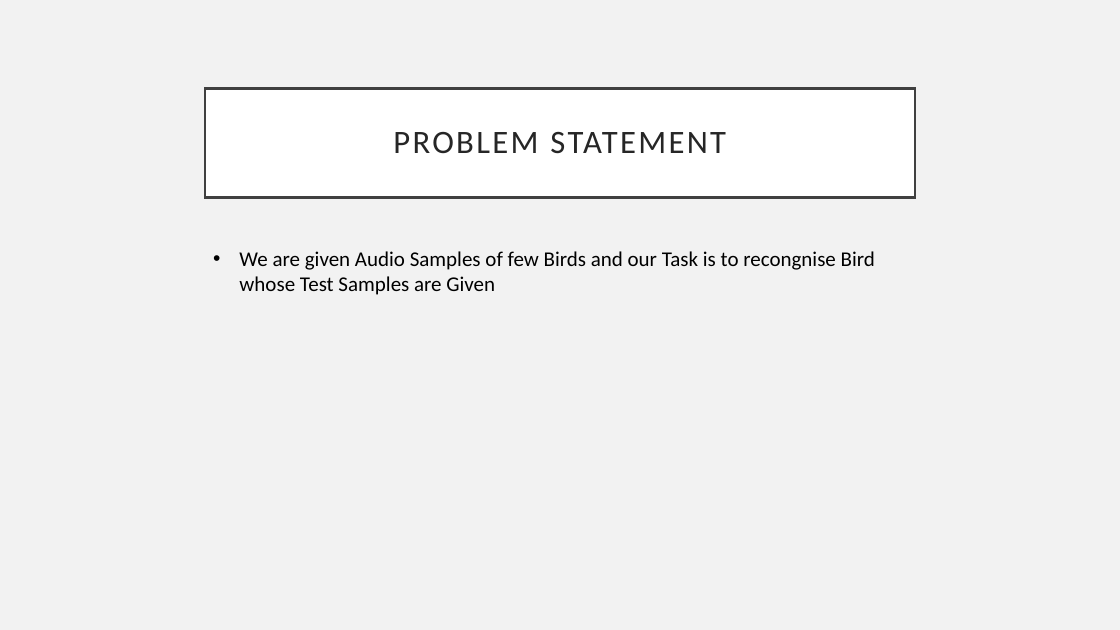
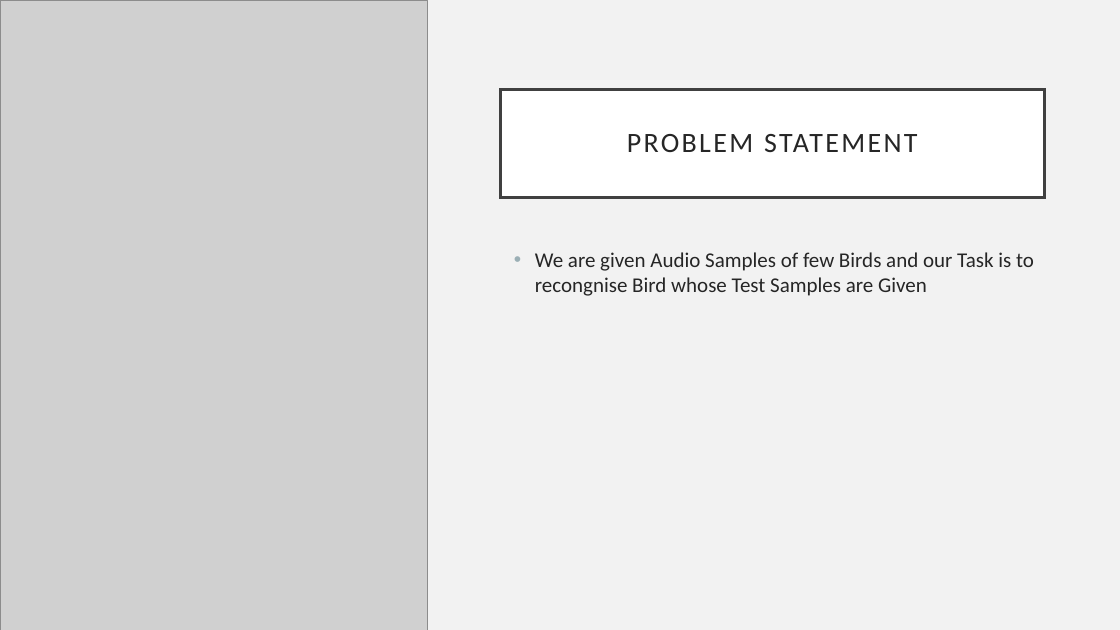
Before and after one commit to houleux/sp-project, a slide deck: slide 7 of SP ppt.pptx (slide 8 before the commit). Drawn at 1120x630 pixels with LibreOffice and Linux fonts; fonts in the diff are those of the drawing; grey boxes stand for pictures. Boxes give left, top, right and bottom in pixels: in the first picture for what was removed or moved away, otherwise in the second. Text is boxed around its words. In the diff, an @@ line names an element or a change of style, - is before the commit and + after.

```diff
--- a/SP ppt.pptx
+++ b/SP ppt.pptx
@@ picture added at (0, 0, 428, 630) @@
@@ title "PROBLEM STATEMENT": place and size @@
-title "PROBLEM STATEMENT" at (205, 88, 915, 197)
+title "PROBLEM STATEMENT" at (501, 90, 1045, 197)
@@ title "PROBLEM STATEMENT" at (501, 90, 1045, 197): size 28 to 24 pt @@
@@ text "We are given Audio Samples ...": place and size @@
-text "We are given Audio Samples ..." at (239, 251, 875, 295)
+text "We are given Audio Samples ..." at (535, 252, 1034, 296)
@@ text "We are given Audio Samples ..." at (535, 252, 1034, 296): text colour #000000 to #262626; indent changed; more space between paragraphs @@
```
Also in this commit, not shown: 4 other slides changed, 2 slides added.
